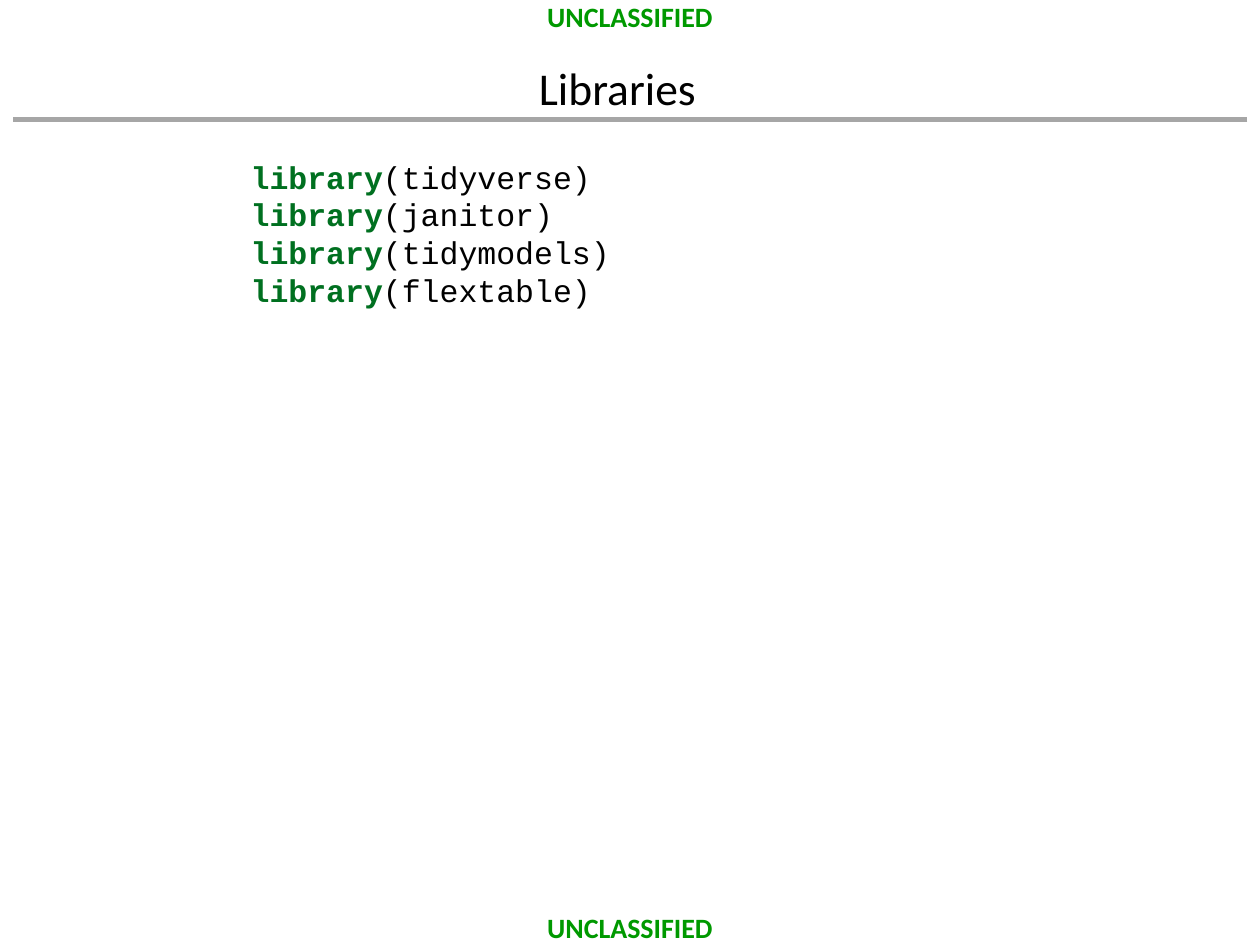
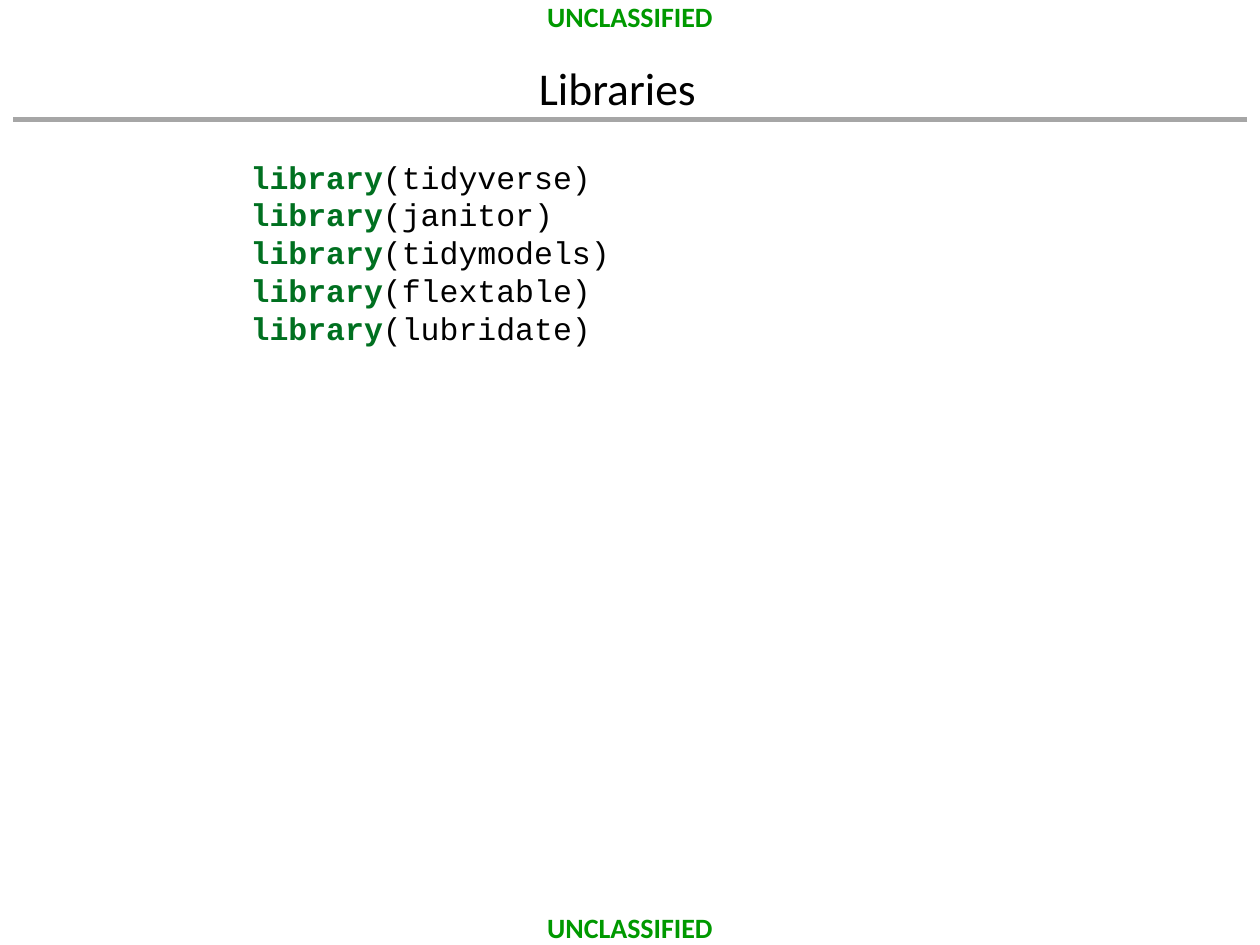
Before and after one commit to dusty-turner/MORSEmergingTechniques2019, a slide deck: slide 13 of MORS_Emerging_Techniques_Tidymodels.pptx. Drawn at 1260x945 pixels with LibreOffice and Linux fonts; fonts in the diff are those of the drawing; background and template pictures are left out. Boxes give left, top, right and bottom in pixels: in the first picture for what was removed or moved away, otherwise in the second. Text is boxed around its words. In the diff, an @@ line names an element or a change of style, - is before the commit and + after.

```diff
--- a/MORS_Emerging_Techniques_Tidymodels.pptx
+++ b/MORS_Emerging_Techniques_Tidymodels.pptx
@@ text at (x1=251, y1=166, x2=610, y2=347): text changed @@
-library(tidyverse)
-library(janitor)
-library(tidymodels)
-library(flextable)
+library(tidyverse)
+library(janitor)
+library(tidymodels)
+library(flextable)
+library(lubridate)
```
Also in this commit, not shown: 4 other slides changed, 8 slides added, 2 other files.
